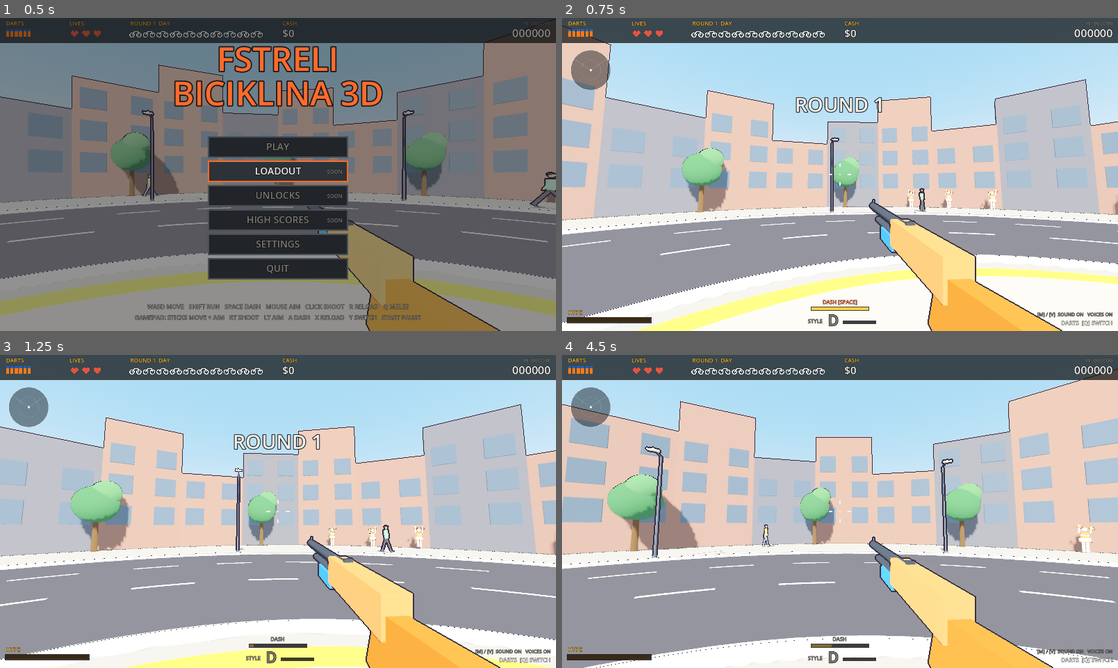
Above: before the commit, frames 1-4 (two rows, left to right).
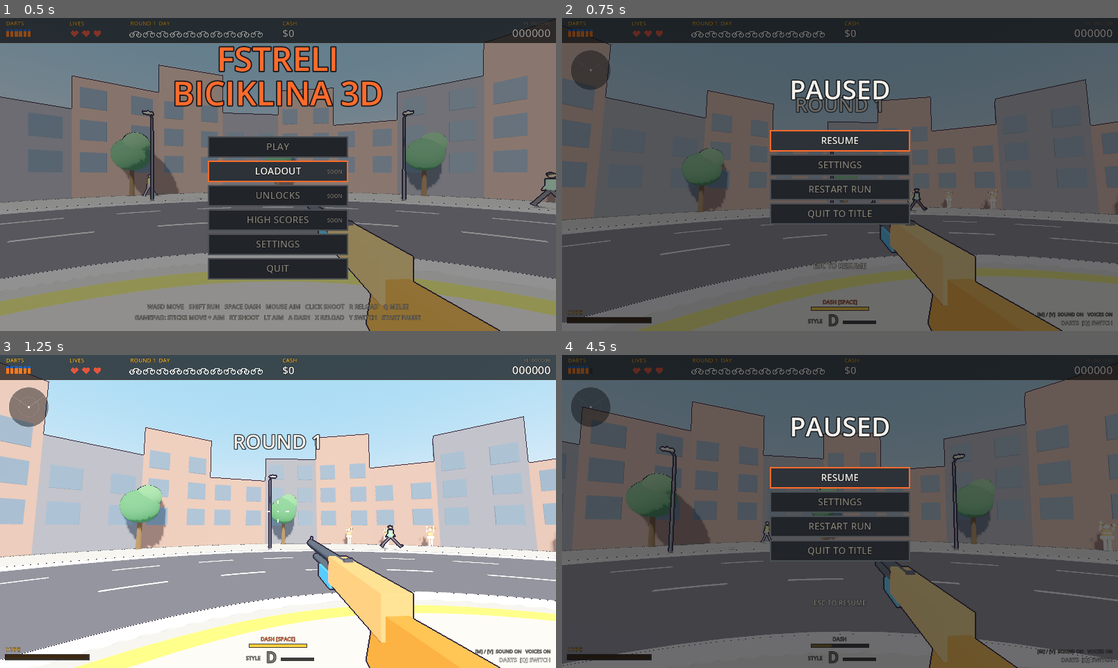
Above: after the commit, the same moments.

Repository: GVihi/FstreliBiciklina3D
Game: Godot game, scene res://main.tscn
Two runs of this game, one before a commit and one after it. Both use one fixed random seed, a clock stepped at 60 frames per second and the inputs below.
Inputs (mouse positions are in pixels of both pictures, inside the frame that each line leads up to):
- Up to frame 1 (0.5 s): no input
- Up to frame 2 (0.75 s): tap Enter at 0.5 s; move the mouse to (962, 158) at 0.52 s; hold Right from 0.53 s (still down); tap Tab at 0.6 s; click (962, 158) at 0.67 s
- Up to frame 3 (1.25 s): keep holding Right; tap Space at 0.77 s; tap Enter at 0.8 s
- Up to frame 4 (4.5 s): move the mouse to (812, 511) at 1.27 s; release Right at 1.28 s; hold Up 1.28-2.75 s; tap Enter at 1.35, 3.6 s; click (812, 511) at 1.42 s; tap Space at 1.52, 3.5, 3.77 s; tap Keypad Enter at 1.55, 2.1, 3.8 s; move the mouse to (851, 505) at 2.02 s; click (851, 505) at 2.17 s; tap Tab at 2.3 s; drag from (812, 574) to (673, 464) at 2.77 s; move the mouse to (1006, 558) at 3.52 s; hold Left 3.53-4.25 s; click (1006, 558) at 3.67 s; tap Escape at 4.15 s; drag from (673, 464) to (756, 433) at 4.27 s

Frame 1 is identical in both runs. In frame 2, 100% of the frame differs, in the area x 0-100%, y 0-100%; in frame 3, 28%; in frame 4, 100%.

Commit message:
Add proper pause menu with Resume, Settings, Restart Run and Quit to Title
Pausing (Esc, Tab, or gamepad Start) now shows a four-button menu instead
of "click to resume" with the settings panel always open. Settings is its
own page (Tab toggles it, Esc or a click outside goes back). Esc / B on the
main pause menu resumes. Restart Run starts a fresh run; Quit to Title drops
the current run via the new abandon_run(). Works with mouse, keyboard
(Up/Down/W/S + Enter) and gamepad (D-pad + A/B).

Ticks the pause menu item in the README roadmap.

Co-Authored-By: Claude Sonnet 5.5 <noreply@anthropic.com>
Claude-Session: https://claude.ai/code/session_013gD2p91XwiEwAanmrPkZQ4

Diff:
--- a/scripts/hud.gd
+++ b/scripts/hud.gd
@@ -265,6 +265,39 @@
 	_txt("COMING SOON", cx, size.y * 0.56, int(32 * k), ACCENT, 1)
 	_txt("CLICK OR PRESS ESC TO GO BACK", cx, size.y * 0.78, int(18 * k), GRAY, 1)
 
+# ---------------------------------------------------------------- pause menu
+const PAUSE_ITEMS = [
+	{"id": "resume", "label": "RESUME"},
+	{"id": "settings", "label": "SETTINGS"},
+	{"id": "restart", "label": "RESTART RUN"},
+	{"id": "title", "label": "QUIT TO TITLE"}
+]
+
+func pause_rect(i: int) -> Rect2:
+	var k = size.y / 720.0
+	var w = 320.0 * k
+	var h = 46.0 * k
+	return Rect2((size.x - w) * 0.5, size.y * 0.36 + i * (h + 10.0 * k), w, h)
+
+func pause_at(pos: Vector2) -> int:
+	if g == null or not g.paused or g.pause_page != "":
+		return -1
+	for i in range(PAUSE_ITEMS.size()):
+		if pause_rect(i).has_point(pos):
+			return i
+	return -1
+
+func _draw_pause_menu(k: float, cx: float) -> void:
+	_txt("PAUSED", cx, size.y * 0.26, int(60 * k), TEXT, 1)
+	var hov = pause_at(get_viewport().get_mouse_position())
+	for i in range(PAUSE_ITEMS.size()):
+		var r = pause_rect(i)
+		var on = hov == i or (hov < 0 and g.pause_sel == i)
+		draw_rect(r, Color(0.176, 0.196, 0.22) if on else Color(0.13, 0.14, 0.16))
+		draw_rect(r, ACCENT if on else Color(0.29, 0.31, 0.33), false, 3.0 * k)
+		_txt(PAUSE_ITEMS[i]["label"], r.position.x + r.size.x * 0.5, r.position.y + 31.0 * k, int(22 * k), TEXT if on else GRAY, 1)
+	_txt("ESC TO RESUME", cx, size.y * 0.80, int(16 * k), GRAY, 1)
+
 # ---------------------------------------------------------------- settings panel (pause screen / title with TAB)
 const SETTING_ROWS = [
 	{"id": "fov", "label": "FIELD OF VIEW", "min": 60.0, "max": 105.0, "fmt": "%d"},
@@ -276,14 +309,13 @@
 ]
 
 func settings_visible() -> bool:
-	return g != null and (g.paused or (g.state == "title" and g.title_page == "settings"))
+	return g != null and ((g.paused and g.pause_page == "settings") or (g.state == "title" and g.title_page == "settings"))
 
 func panel_rect() -> Rect2:
 	var k = size.y / 720.0
 	var w = 560.0 * k
 	var h = (44.0 + SETTING_ROWS.size() * 34.0 + 12.0) * k
-	var top = size.y * 0.57 if g.state == "play" else (size.y - h) * 0.5
-	return Rect2((size.x - w) * 0.5, top, w, h)
+	return Rect2((size.x - w) * 0.5, (size.y - h) * 0.5, w, h)
 
 func row_rect(i: int) -> Rect2:
 	var k = size.y / 720.0
@@ -457,10 +489,13 @@
 		_draw_shop(k)
 
 	if g.paused:
-		_dim(0.6)
-		_txt("PAUSED", cx, size.y * 0.44, int(60 * k), TEXT, 1)
-		_txt("CLICK TO RESUME", cx, size.y * 0.52, int(26 * k), GRAY, 1)
-		_draw_settings(k)
+		if g.pause_page == "settings":
+			_dim(0.86)
+			_draw_settings(k)
+			_txt("ESC OR CLICK OUTSIDE TO GO BACK", cx, size.y * 0.92, int(14 * k), GRAY, 1)
+		else:
+			_dim(0.6)
+			_draw_pause_menu(k, cx)
 	elif state == "title" and g.title_page == "settings":
 		_draw_settings(k)
 		_txt("ESC OR CLICK OUTSIDE TO GO BACK", cx, size.y * 0.92, int(14 * k), GRAY, 1)
--- a/scripts/input.gd
+++ b/scripts/input.gd
@@ -50,7 +50,10 @@
 			if g.state == "title":
 				g.title_page = "" if g.title_page == "settings" else "settings"
 			elif g.state == "play":
-				Input.mouse_mode = Input.MOUSE_MODE_VISIBLE
+				if g.paused:
+					g.pause_page = "" if g.pause_page == "settings" else "settings"
+				else:
+					Input.mouse_mode = Input.MOUSE_MODE_VISIBLE
 		elif kc == KEY_ENTER or kc == KEY_KP_ENTER:
 			menu_confirm()
 		elif kc == KEY_LEFT:
@@ -59,8 +62,10 @@
 			menu_move(1)
 		elif kc == KEY_UP or kc == KEY_W:
 			title_move(-1)
+			pause_move(-1)
 		elif kc == KEY_DOWN or kc == KEY_S:
 			title_move(1)
+			pause_move(1)
 		elif kc == KEY_1 or kc == KEY_KP_1:
 			if g.state == "upgrade":
 				if g.state_t > 0.35:
@@ -100,8 +105,11 @@
 			g.hi = 0
 			g.settings.save_hi(0)
 		elif kc == KEY_ESCAPE:
-			title_back()
-			Input.mouse_mode = Input.MOUSE_MODE_VISIBLE
+			if g.state == "play" and g.paused:
+				pause_back()
+			else:
+				title_back()
+				Input.mouse_mode = Input.MOUSE_MODE_VISIBLE
 		elif kc == KEY_F11:
 			if DisplayServer.window_get_mode() == DisplayServer.WINDOW_MODE_FULLSCREEN:
 				DisplayServer.window_set_mode(DisplayServer.WINDOW_MODE_WINDOWED)
@@ -119,6 +127,14 @@
 		return
 	if g.state == "play":
 		if Input.mouse_mode != Input.MOUSE_MODE_CAPTURED:
+			if btn == JOY_BUTTON_DPAD_UP:
+				pause_move(-1)
+			elif btn == JOY_BUTTON_DPAD_DOWN:
+				pause_move(1)
+			elif btn == JOY_BUTTON_A:
+				pause_activate(g.pause_sel)
+			elif btn == JOY_BUTTON_B:
+				pause_back()
 			return
 		if btn == JOY_BUTTON_A:
 			g.player_sys.try_dash()
@@ -160,6 +176,8 @@
 func menu_confirm() -> void:
 	if g.state == "title":
 		title_activate(g.title_sel)
+	elif g.state == "play" and g.paused:
+		pause_activate(g.pause_sel)
 	elif g.state == "upgrade" and g.state_t > 0.35:
 		g.shop_sys.pick_upgrade(g.menu_sel)
 	elif g.state == "shop":
@@ -192,6 +210,38 @@
 	else:
 		g.title_page = id        # loadout / unlocks / scores / settings
 		g.sfx.play("click")
+
+# ---- pause menu (entries are listed in hud.gd PAUSE_ITEMS)
+func pause_move(d: int) -> void:
+	if g.state == "play" and g.paused and g.pause_page == "":
+		g.pause_sel = posmod(g.pause_sel + d, g.hud.PAUSE_ITEMS.size())
+		g.sfx.play("click")
+
+# Esc / B: close the settings panel, or resume from the main pause menu
+func pause_back() -> void:
+	if not (g.state == "play" and g.paused):
+		return
+	if g.pause_page != "":
+		g.pause_page = ""
+		g.sfx.play("click")
+	else:
+		Input.mouse_mode = Input.MOUSE_MODE_CAPTURED
+
+func pause_activate(i: int) -> void:
+	if g.pause_page != "":
+		pause_back()
+		return
+	g.pause_sel = i
+	var id = g.hud.PAUSE_ITEMS[i]["id"]
+	if id == "resume":
+		Input.mouse_mode = Input.MOUSE_MODE_CAPTURED
+	elif id == "settings":
+		g.pause_page = "settings"
+		g.sfx.play("click")
+	elif id == "restart":
+		g.start_game()
+	elif id == "title":
+		g.abandon_run()
 
 func on_click() -> void:
 	var captured = Input.mouse_mode == Input.MOUSE_MODE_CAPTURED
@@ -225,8 +275,14 @@
 		g.go_to_title()
 	elif g.state == "play":
 		if not captured:
-			if not g.settings.click_setting(g.hud.setting_at(g.get_viewport().get_mouse_position())):
-				Input.mouse_mode = Input.MOUSE_MODE_CAPTURED
+			var pmp = g.get_viewport().get_mouse_position()
+			if g.pause_page == "settings":
+				if not g.settings.click_setting(g.hud.setting_at(pmp)) and not g.hud.panel_rect().has_point(pmp):
+					pause_back()
+			else:
+				var pi = g.hud.pause_at(pmp)
+				if pi >= 0:
+					pause_activate(pi)
 		else:
 			g.combat_sys.fire()
 
--- a/scripts/main.gd
+++ b/scripts/main.gd
@@ -204,6 +204,8 @@
 var outlines = true
 var drag_id = ""
 var title_page = ""          # "" = main menu, otherwise settings / loadout / unlocks / scores
+var pause_page = ""          # "" = pause menu, "settings" = settings panel
+var pause_sel = 0            # highlighted pause-menu entry (keyboard / gamepad)
 var title_sel = 0            # highlighted title-menu entry (keyboard / gamepad)
 
 var cheerleaders = []
@@ -497,6 +499,14 @@
 	title_page = ""
 	Input.mouse_mode = Input.MOUSE_MODE_VISIBLE
 
+# leave a run in progress (pause menu: quit to title); the run is simply dropped
+func abandon_run() -> void:
+	clear_riders()
+	clear_bosses()
+	clear_phones()
+	clear_pickups()
+	go_to_title()
+
 func start_game() -> void:
 	reset_run()
 	round_n = 1
@@ -713,6 +723,9 @@
 		dt *= 0.1
 	var captured = Input.mouse_mode == Input.MOUSE_MODE_CAPTURED
 	paused = (state == "play" and not captured)
+	if not paused:
+		pause_page = ""
+		pause_sel = 0
 	time += dt
 	player_sys.update_player(dt, captured)
 	if not paused:
Not shown, changed: README.md
